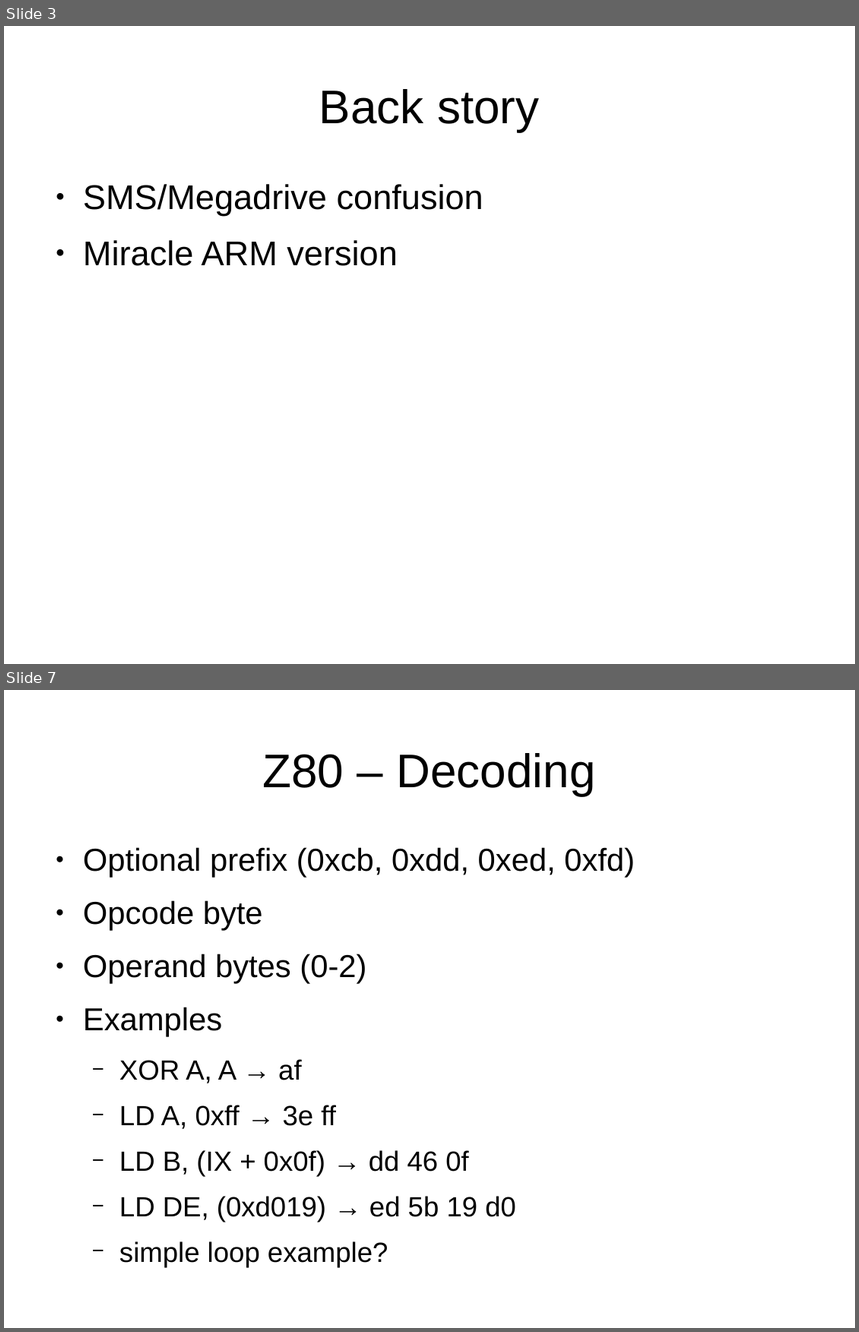
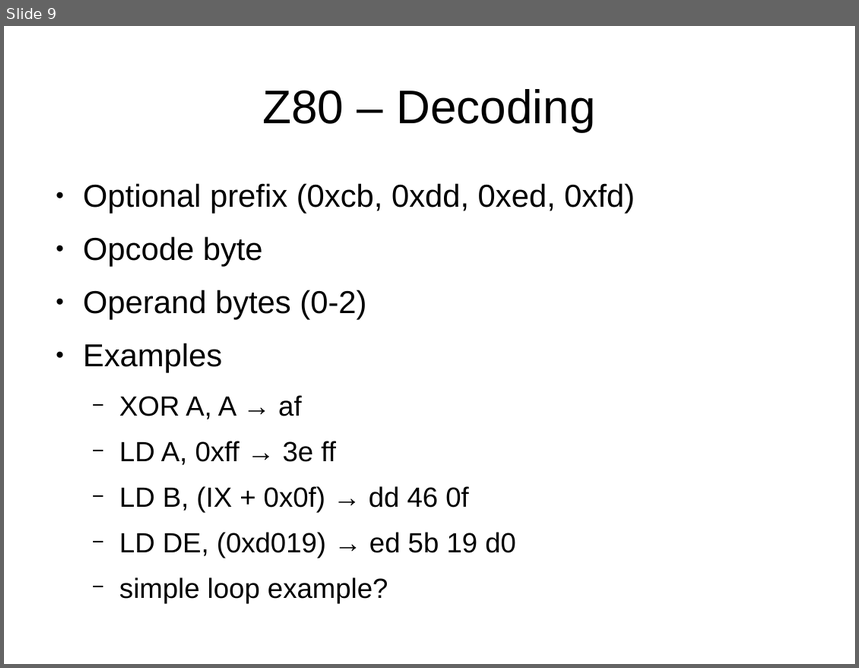
Before and after one commit to mattgodbolt/miracle-sms-emulator, a slide deck: emulating.odp. Shown one above the other, each under a label of ours: slides 3 and 7 before the commit, slide 9 after it; the slides between them are not shown. The pictures are 859x1332 and 859x668 pixels, drawn with LibreOffice and Linux fonts; fonts in the diff are those of the drawing. Boxes give left, top, right and bottom in pixels: in the first picture for what was removed or moved away, otherwise in the second. Text is boxed around its words. In the diff, an @@ line names an element or a change of style, - is before the commit and + after.

```diff
--- a/emulating.odp
+++ b/emulating.odp
@@ slide 3 removed at bbox=[4, 26, 855, 664], background #FFFFFF @@
@@ title removed at bbox=[319, 89, 539, 132] @@
-Back story
@@ text removed at bbox=[83, 184, 484, 266] @@
-● SMS/Megadrive confusion
-● Miracle ARM version
@@ what was slide 7 is now slide 9 @@
```
Also in this commit, not shown: 3 slides changed, 4 slides added, 1 other slide removed, 1 other file.
